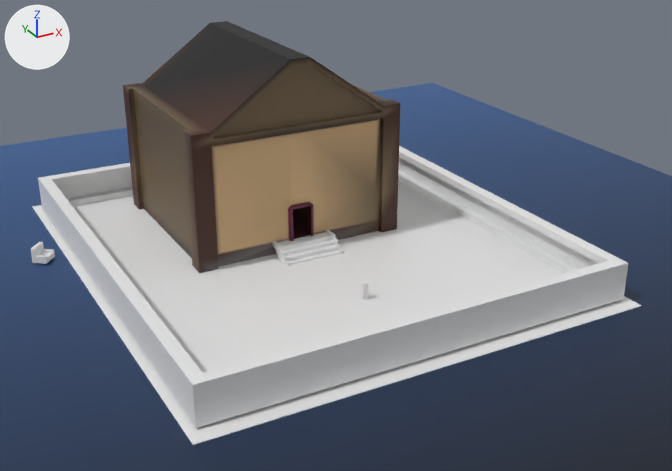
The glTF model spatial-memory-match/assets/levels/tutorial.gltf: old version first, new version second.
One viewpoint serves both versions: a 50 mm camera at (-66.2, -132.7, 67.7) aimed at (2.3, -8.2, 5.5). Every picture has the same lights, and +X, +Y and +Z are marked at upper left. The picture after the commit comes second. Objects named as collision shapes, trigger or cutter boxes, shadow casters or lower levels of detail are left out. Where no turn or scale is listed for an object, it has been applied to the vertices. Vertices at exactly the same position are counted once.

Objects in the first picture: 'Couch-col', 'Fence-col', 'FloorAndWalls-col', 'Ground-col', 'House-col', 'Stairs-col' and 1 more.
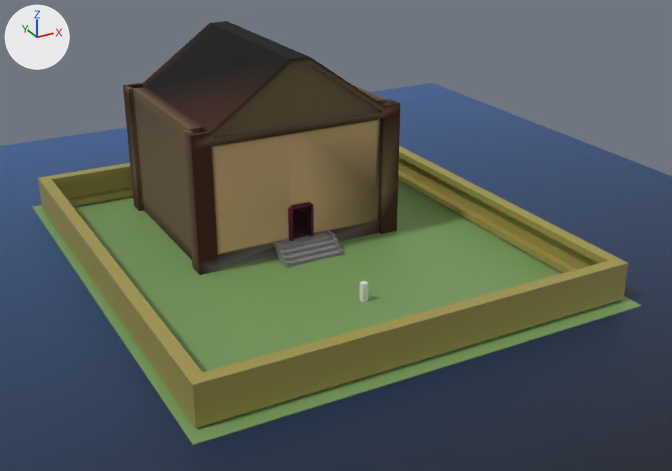
What the commit changed:
Material 'Material.001' (mat_material_001) is new.
Its base color is (0.238, 0.238, 0.238) (grey #868686).
Its roughness is 0.414.
Material 'Grass' (mat_grass) is new.
Its base color is (0.19, 0.335, 0.11) (green #799d5d).
Material 'Material.002' (mat_material_002) is new.
Its base color is (0.358, 0.306, 0.0744) (yellow #a1964d).
me_cube_013 is used by ob_fence_col; location (0.0, 0.0, 3.4).
Verts and faces of me_cube_013; kept vertices keep their numbers, new ones are numbered from 32.
Before the commit, vertices of me_cube_013: 0 (-35.3, -41.1, -3.1) at pixel (195, 428), 1 (-35.3, 41.1, -3.1) at pixel (41, 207), 2 (35.3, -41.1, -3.1) at pixel (623, 299), 3 (35.3, 41.1, -3.1).
me_cube_013 had 32 vertices, 58 faces and spanned x -35.3..35.3, y -41.1..41.1, z -3.1..3.1.
me_cube_013 now has 32 vertices, 56 faces and spans x -35.3..35.3, y -41.1..41.1, z -3.1..3.1.
Part 1, on me_cube_013:
Faces deleted: (1, 3, 2), (0, 1, 2).
me_cube_013 part 2: 56 faces spanning x -35.3..35.3, y -41.1..41.1, z -3.1..3.1 switch from no material to mat_material_002 (yellow #a1964d).
me_plane has 24 vertices, 44 faces and spans x -36.7..36.7, y -43.6..43.6, z -0.8..0.0.
me_plane gains material mat_grass (green #799d5d).
me_cube_012 has 112 vertices, 220 faces and spans x -5.44..5.44, y -5.27..0.21, z -2.47..0.27.
me_cube_012 gains material mat_material_001 (grey #868686).
Object 'Couch-col' (ob_couch_col) is deleted.

Boxes (x1, y1, x2, y2) around the edits, measured in the pictures (672 x 471 px):
'Ground-col', recoloured: (32, 205, 641, 445) in both
'Stairs-col', recoloured (white to grey): (273, 230, 344, 266) in both
'Couch-col', deleted: before (30, 242, 55, 264)
part 1 of me_cube_013, deleted: before (73, 180, 562, 372)
part 2 of me_cube_013, recoloured (white to yellow): (38, 146, 628, 428) in both
